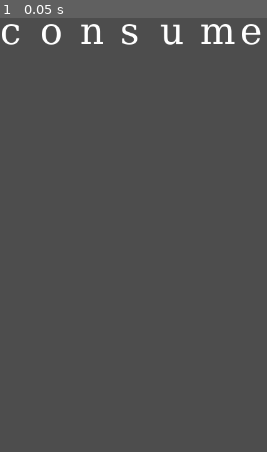
Above: before the commit, frame 1.
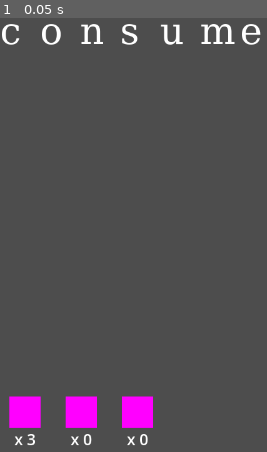
Above: after the commit, the same moment.

Repository: Nono-M/GodotWildJam_83
Game: Godot game, scene res://main.tscn
Same seed, same stepped clock (60 frames per second), same inputs: the game is played once before the commit and once after it.
Inputs:
- Up to frame 1 (0.05 s): no input

The runs differ from the first frame. In frame 1, 2.9% of the frame differs, in the area x 3-58%, y 87-99%.

Commit message:
Added flame counter loader

Diff:
--- /dev/null
+++ b/flames.tscn
@@ -0,0 +1,51 @@
+[gd_scene load_steps=3 format=3 uid="uid://0cyugpbhrcae"]
+
+[sub_resource type="PlaceholderTexture2D" id="PlaceholderTexture2D_jiepy"]
+size = Vector2(50, 50)
+
+[sub_resource type="LabelSettings" id="LabelSettings_weku2"]
+font_size = 25
+
+[node name="Flames" type="Node2D"]
+
+[node name="RedFlame" type="Sprite2D" parent="."]
+position = Vector2(40, 37)
+texture = SubResource("PlaceholderTexture2D_jiepy")
+
+[node name="Counter" type="Label" parent="RedFlame"]
+offset_left = -19.0
+offset_top = 26.0
+offset_right = 21.0
+offset_bottom = 49.0
+text = "x1"
+label_settings = SubResource("LabelSettings_weku2")
+horizontal_alignment = 1
+vertical_alignment = 1
+
+[node name="BlueFlame" type="Sprite2D" parent="."]
+position = Vector2(130, 37)
+texture = SubResource("PlaceholderTexture2D_jiepy")
+
+[node name="Counter" type="Label" parent="BlueFlame"]
+offset_left = -19.0
+offset_top = 26.0
+offset_right = 21.0
+offset_bottom = 49.0
+text = "x1"
+label_settings = SubResource("LabelSettings_weku2")
+horizontal_alignment = 1
+vertical_alignment = 1
+
+[node name="YellowFlame" type="Sprite2D" parent="."]
+position = Vector2(220, 37)
+texture = SubResource("PlaceholderTexture2D_jiepy")
+
+[node name="Counter" type="Label" parent="YellowFlame"]
+offset_left = -19.0
+offset_top = 26.0
+offset_right = 21.0
+offset_bottom = 49.0
+text = "x1"
+label_settings = SubResource("LabelSettings_weku2")
+horizontal_alignment = 1
+vertical_alignment = 1
--- a/main.tscn
+++ b/main.tscn
@@ -1,9 +1,13 @@
-[gd_scene load_steps=2 format=3 uid="uid://dfymmbl53tptq"]
+[gd_scene load_steps=3 format=3 uid="uid://dfymmbl53tptq"]
 
 [ext_resource type="Script" path="res://scripts/main.gd" id="1_ptgmp"]
+[ext_resource type="PackedScene" uid="uid://0cyugpbhrcae" path="res://flames.tscn" id="2_tgysf"]
 
 [node name="Main" type="Node2D"]
 script = ExtResource("1_ptgmp")
 
 [node name="WordDisplayer" type="HBoxContainer" parent="."]
 metadata/_edit_use_anchors_ = true
+
+[node name="Flames" parent="." instance=ExtResource("2_tgysf")]
+position = Vector2(0, 600)
--- a/scripts/global.gd
+++ b/scripts/global.gd
@@ -22,8 +22,14 @@
 
 
 
-func load_flames():
-	pass
+func load_flames(red, blue, yellow):
+	var red_counter_label = get_tree().root.get_node("Main/Flames/RedFlame/Counter")
+	var blue_counter_label = get_tree().root.get_node("Main/Flames/BlueFlame/Counter")
+	var yellow_counter_label = get_tree().root.get_node("Main/Flames/YellowFlame/Counter")
+	red_counter_label.text = "x %d" % red
+	blue_counter_label.text = "x %d" % blue
+	yellow_counter_label.text = "x %d" % yellow
+
 
 
 func reset_puzzle():
--- a/scripts/main.gd
+++ b/scripts/main.gd
@@ -11,6 +11,7 @@
 # Called when the node enters the scene tree for the first time.
 func _ready():
 	Global.load_word(_key_word)
+	Global.load_flames(_red_flames, _blue_flames, _yellow_flames)
 	print_tree_pretty()
 
 
